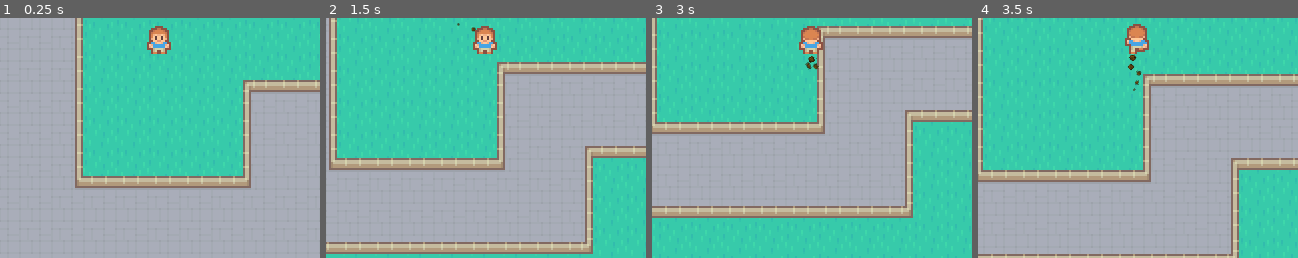
Above: before the commit, frames 1-4 (left to right).
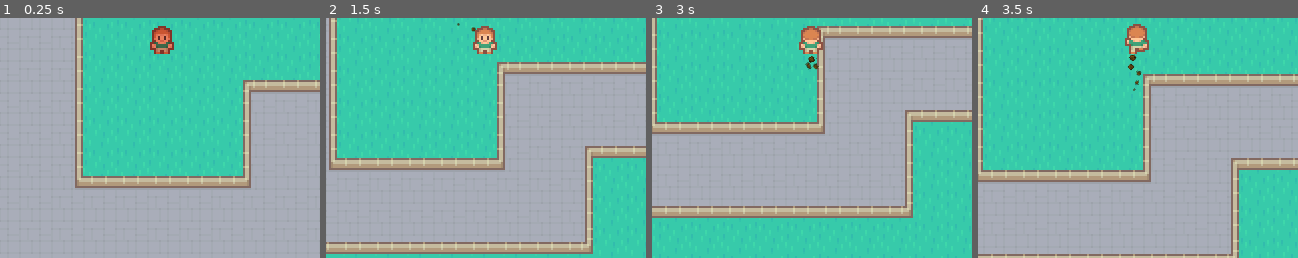
Above: after the commit, the same moments.

Repository: Bloodyaugust/farming-td
Game: Godot game, scene res://scenes/test.tscn
Same seed, same stepped clock (60 frames per second), same inputs: the game is played once before the commit and once after it.
Inputs:
- Up to frame 1 (0.25 s): no input
- Up to frame 2 (1.5 s): hold Right (ui_right) 0.53-1.28 s; hold Ctrl 0.53-1.28 s; hold Down (ui_down) from 1.28 s (still down); tap P at 1.35 s
- Up to frame 3 (3 s): release Down (ui_down) at 2.03 s; hold Right (ui_right) 2.03-2.78 s; hold Ctrl 2.03-2.78 s; hold Up (ui_up) from 2.78 s (still down); tap P at 2.85 s
- Up to frame 4 (3.5 s): keep holding Up (ui_up)
The pictures show only the part of the screen within x 25-75%, y 46-96%; the shares and areas given below are measured in that part.

The runs differ from the first frame. In frame 1, 0.8% of the frame differs, in the area x 45-55%, y 3-15%; in frame 2, less than 0.1%; in frame 3, less than 0.1%; in frame 4, 0.1%.

Commit message:
Make player use damage shader when losing health
- Fixed the damage shader to lerp color modifier between argument and
white, smooth transition from damage to non

Diff:
--- a/actors/basic_enemy.tscn
+++ b/actors/basic_enemy.tscn
@@ -32,7 +32,7 @@
 material = ExtResource( 1 )
 frames = SubResource( 1 )
 animation = "walk-north"
-frame = 1
+frame = 3
 playing = true
 
 [node name="path_follower" parent="." instance=ExtResource( 6 )]
--- /dev/null
+++ b/behaviors/visualize_player_damage.tscn
@@ -0,0 +1,6 @@
+[gd_scene load_steps=2 format=2]
+
+[ext_resource path="res://scripts/visualize-player-damage.gd" type="Script" id=1]
+
+[node name="visualize_player_damage" type="Node"]
+script = ExtResource( 1 )
--- a/lib/redux/actions.gd
+++ b/lib/redux/actions.gd
@@ -1,6 +1,8 @@
 extends Node
 
 onready var types = get_node('/root/action_types')
+
+signal player_damaged
 
 func game_set_start_time(time):
   return {
@@ -9,6 +11,7 @@
   }
 
 func player_damage(amount):
+  emit_signal("player_damaged")
   return {
     'type': types.PLAYER_DAMAGE,
     'damage': amount
--- a/resources/materials/enemy_damage.tres
+++ b/resources/materials/enemy_damage.tres
@@ -6,4 +6,4 @@
 resource_local_to_scene = true
 shader = ExtResource( 1 )
 shader_param/amount = 0.0
-shader_param/color = Color( 1, 1, 1, 1 )
+shader_param/color = Color( 0.803922, 0.2, 0.2, 1 )
--- a/scenes/test.tscn
+++ b/scenes/test.tscn
@@ -8,7 +8,7 @@
 [ext_resource path="res://doodads/end_point.tscn" type="PackedScene" id=6]
 [ext_resource path="res://doodads/spawn_point.tscn" type="PackedScene" id=7]
 [ext_resource path="res://scripts/character-movement.gd" type="Script" id=8]
-[ext_resource path="res://shaders/chroma.shader" type="Shader" id=9]
+[ext_resource path="res://shaders/damage.shader" type="Shader" id=9]
 [ext_resource path="res://sprites/player/tile_0024.png" type="Texture" id=10]
 [ext_resource path="res://sprites/player/tile_0025.png" type="Texture" id=11]
 [ext_resource path="res://sprites/player/tile_0052.png" type="Texture" id=12]
@@ -23,6 +23,7 @@
 [ext_resource path="res://sprites/player/tile_0080.png" type="Texture" id=21]
 [ext_resource path="res://sprites/tilemaps/particles/PNG/smoke_04.png" type="Texture" id=22]
 [ext_resource path="res://scripts/enable-particles-when-moving.gd" type="Script" id=23]
+[ext_resource path="res://behaviors/visualize_player_damage.tscn" type="PackedScene" id=24]
 
 [sub_resource type="TileSet" id=1]
 0/name = "tilemap_packed.png 0"
@@ -46,11 +47,10 @@
 0/z_index = 0
 
 [sub_resource type="ShaderMaterial" id=2]
+resource_local_to_scene = true
 shader = ExtResource( 9 )
-shader_param/use_mult = false
-shader_param/key_distance = 0.2
-shader_param/chroma_key = Color( 0.258824, 0.639216, 0.47451, 1 )
-shader_param/color = Color( 0.282353, 0.65098, 0.898039, 1 )
+shader_param/amount = 0.0
+shader_param/color = Color( 0.843137, 0.27451, 0.215686, 1 )
 
 [sub_resource type="SpriteFrames" id=3]
 animations = [ {
@@ -154,6 +154,7 @@
 drag_margin_v_enabled = false
 
 [node name="Node2D" type="Node2D" parent="KinematicBody2D"]
+editor/display_folded = true
 z_index = -1
 
 [node name="Particles2D" type="Particles2D" parent="KinematicBody2D/Node2D"]
@@ -166,3 +167,6 @@
 process_material = SubResource( 7 )
 texture = ExtResource( 22 )
 script = ExtResource( 23 )
+
+[node name="visualize_player_damage" parent="KinematicBody2D" instance=ExtResource( 24 )]
+damage_effect_degrade_rate = 2.0
--- /dev/null
+++ b/scripts/visualize-player-damage.gd
@@ -0,0 +1,24 @@
+extends Node
+
+export var damage_effect_degrade_rate: float
+
+onready var actions = $"/root/actions"
+onready var animated_sprite = $"../AnimatedSprite"
+
+var damage_shader_amount: float = 0.0
+
+func _ready():
+  actions.connect("player_damaged", self, "on_damage")
+  on_damage()
+
+func _process(delta):
+  if damage_shader_amount > 0.0:
+    damage_shader_amount -= delta * damage_effect_degrade_rate
+
+    if damage_shader_amount < 0.0:
+      damage_shader_amount = 0.0
+
+    animated_sprite.material.set_shader_param("amount", damage_shader_amount)
+
+func on_damage():
+  damage_shader_amount = 1.0
--- a/shaders/damage.shader
+++ b/shaders/damage.shader
@@ -8,7 +8,8 @@
   COLOR = texture(TEXTURE, UV);
 
   if (amount > 0.0) {
-    COLOR = COLOR * (color * (amount + 1.0));
+    vec3 mixed_colors = mix(vec3(1, 1, 1), vec3(color.r, color.g, color.b), amount);
+    COLOR = COLOR * vec4(mixed_colors.r, mixed_colors.g, mixed_colors.b, 1);
   }
 }
 
Not shown: 1 places in scenes/test.tscn that only renumber resources
